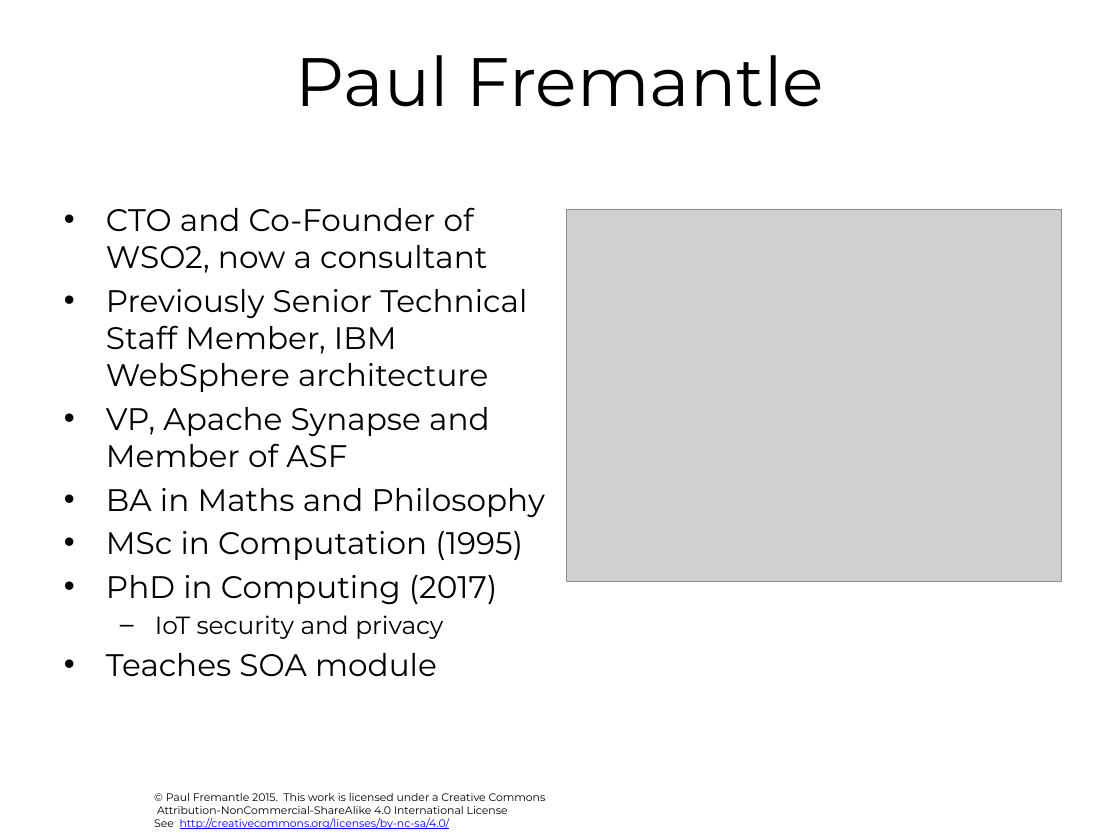
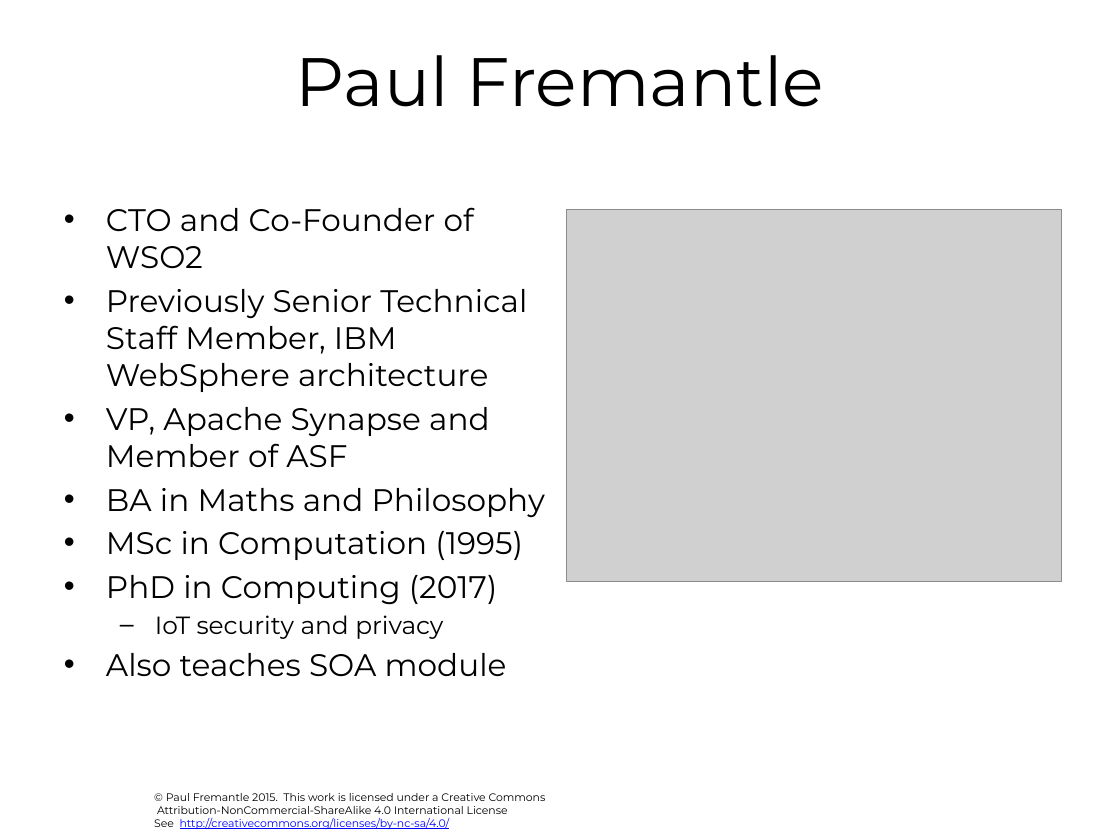
Before and after one commit to pzfreo/ox-clo, a slide deck: slide 15 of pres-source/00-intro.pptx. Drawn at 1120x840 pixels with LibreOffice and Linux fonts; fonts in the diff are those of the drawing; grey boxes stand for pictures; background and template pictures are left out. Boxes give left, top, right and bottom in pixels: in the first picture for what was removed or moved away, otherwise in the second. Text is boxed around its words. In the diff, an @@ line names an element or a change of style, - is before the commit and + after.

```diff
--- a/pres-source/00-intro.pptx
+++ b/pres-source/00-intro.pptx
@@ text at <box>106,207,474,269</box>: text changed @@
-• CTO and Co-Founder of WSO2, now a consultant
+• CTO and Co-Founder of WSO2
@@ text at <box>106,653,507,677</box>: text changed @@
-• Teaches SOA module
+• Also teaches SOA module
```
Also in this commit, not shown: 4 other slides changed, 7 other files.
